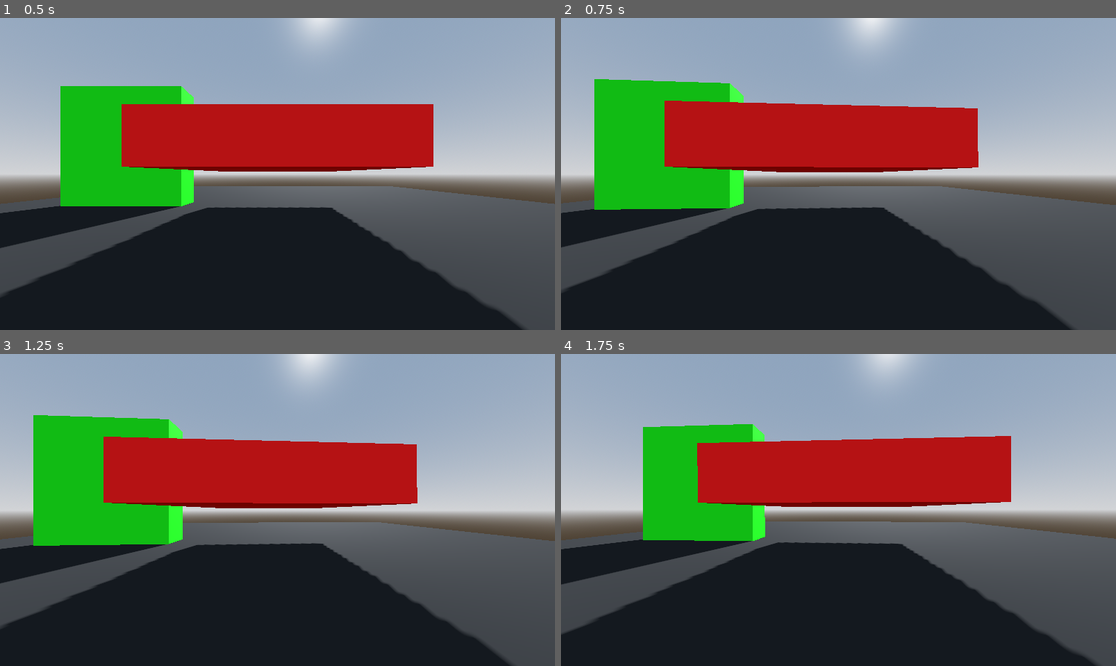
Above: before the commit, frames 1-4 (two rows, left to right).
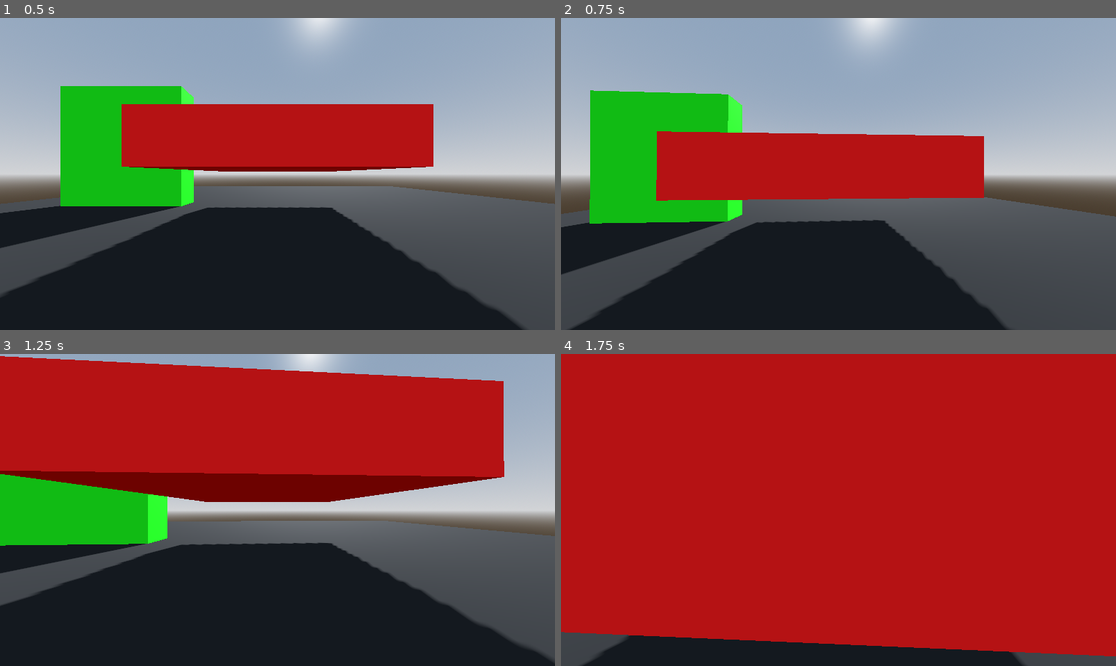
Above: after the commit, the same moments.

Repository: Mad565/IMPROVED-FPS-CONTROLLER-FOR-GODOT
Game: Godot game, scene res://MAIN/MAIN.tscn
Same seed, same stepped clock (60 frames per second), same inputs: the game is played once before the commit and once after it.
Inputs (mouse positions are in pixels of both pictures, inside the frame that each line leads up to):
- Up to frame 1 (0.5 s): no input
- Up to frame 2 (0.75 s): tap Enter (ui_accept) at 0.5 s; move the mouse to (866, 174) at 0.52 s; hold W (MOVE_FORWARD) from 0.53 s (still down); hold Ctrl (crouch) from 0.53 s (still down)
- Up to frame 3 (1.25 s): keep holding W (MOVE_FORWARD); keep holding Ctrl (crouch); tap Enter (ui_accept) at 0.77 s
- Up to frame 4 (1.75 s): keep holding W (MOVE_FORWARD); move the mouse to (810, 510) at 1.27 s; release Ctrl (crouch) at 1.28 s; tap Shift (sprint) at 1.35 s; tap Enter (ui_accept) at 1.52 s

Frame 1 is identical in both runs. In frame 2, 24% of the frame differs, in the area x 0-100%, y 19-100%; in frame 3, 38%; in frame 4, 83%, in the area x 0-100%, y 0-100%.
Error before the commit: Attempt to call function 'is_colliding' in base 'null instance' on a null instance. (res://FPS)

Commit message:
Add files via upload

Diff:
--- a/FPS CONTROLLER/Fps_character3D.tscn
+++ b/FPS CONTROLLER/Fps_character3D.tscn
@@ -34,6 +34,6 @@
 fov = 90.0
 near = 0.001
 
-[node name="Head_checker" type="RayCast3D" parent="."]
+[node name="Head_check" type="RayCast3D" parent="."]
 transform = Transform3D(1, 0, 0, 0, 1, 0, 0, 0, 1, 0, 0.3, 0)
 target_position = Vector3(0, 1, 0)
